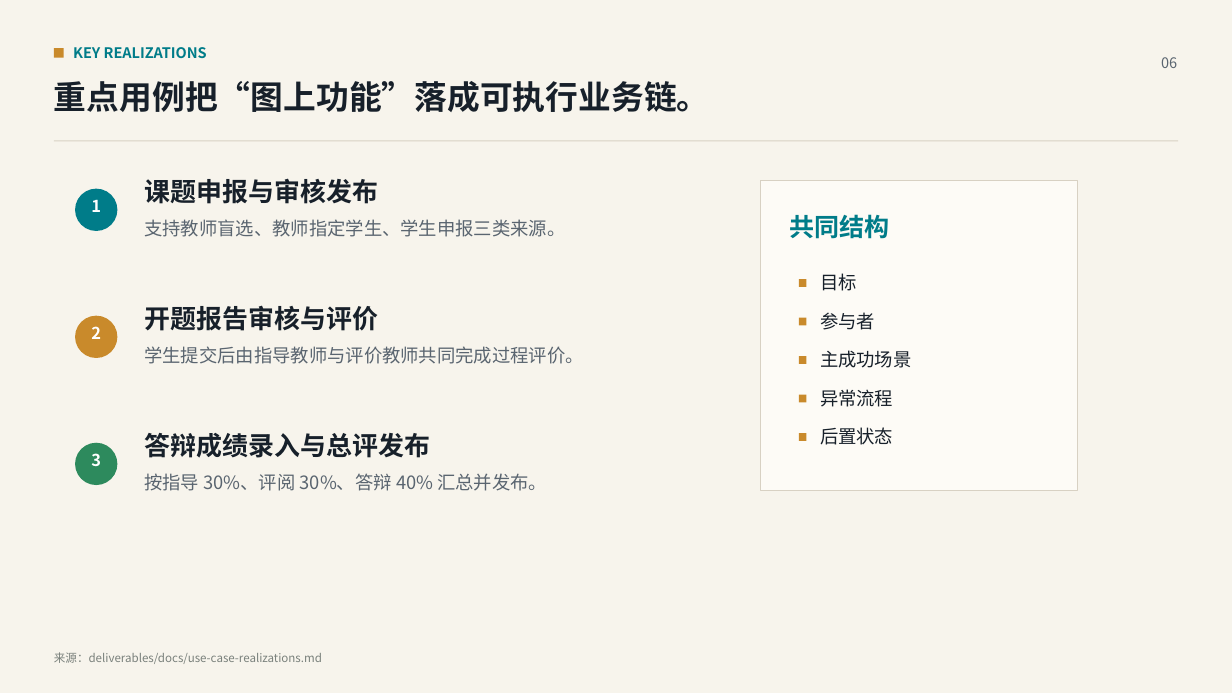
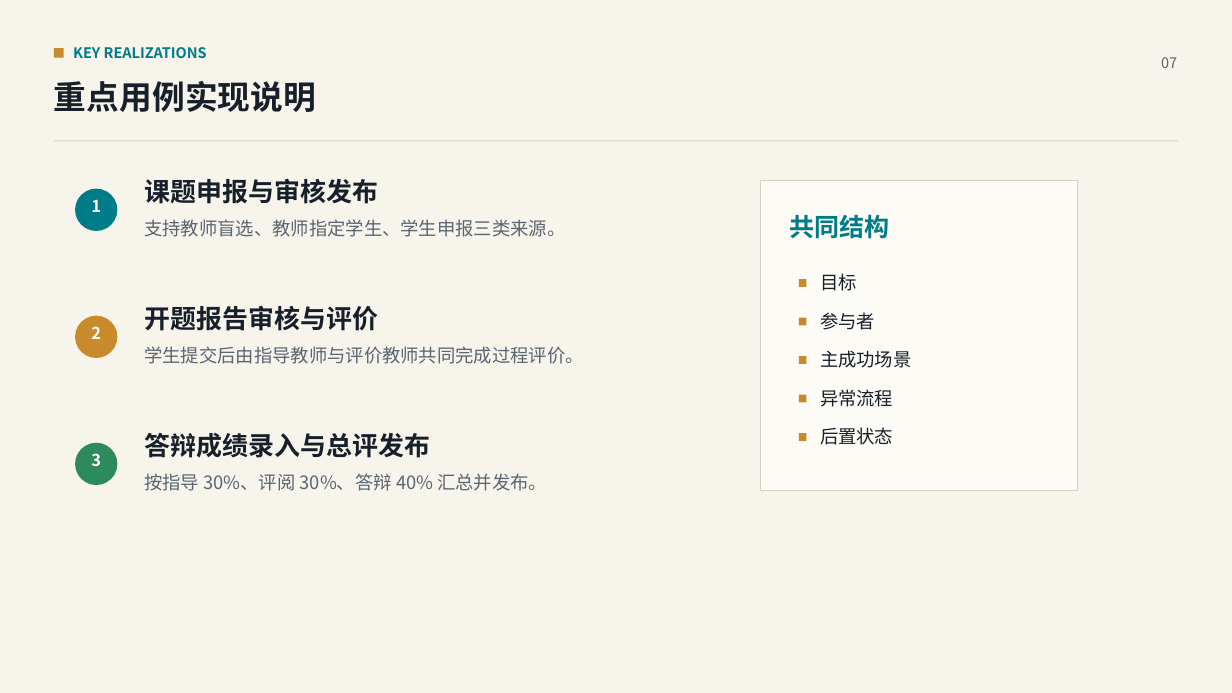
Before and after one commit to qzddmyc/uml-oom-graduation-management, a slide deck: slide 7 of 毕业设计管理系统建模汇报.pptx (slide 6 before the commit). Drawn at 1232x693 pixels with LibreOffice and Linux fonts; fonts in the diff are those of the drawing. Boxes give left, top, right and bottom in pixels: in the first picture for what was removed or moved away, otherwise in the second. Text is boxed around its words. In the diff, an @@ line names an element or a change of style, - is before the commit and + after.

```diff
--- a/毕业设计管理系统建模汇报.pptx
+++ b/毕业设计管理系统建模汇报.pptx
@@ text at box(1161, 57, 1177, 68): text changed @@
-06
+07
@@ text at box(54, 81, 316, 112): text changed @@
-重点用例把“图上功能”落成可执行业务链。
+重点用例实现说明
@@ text removed at box(54, 652, 322, 664) @@
-来源：deliverables/docs/use-case-realizations.md
```
Also in this commit, not shown: 14 other slides changed, 3 slides added, 1 other file.
